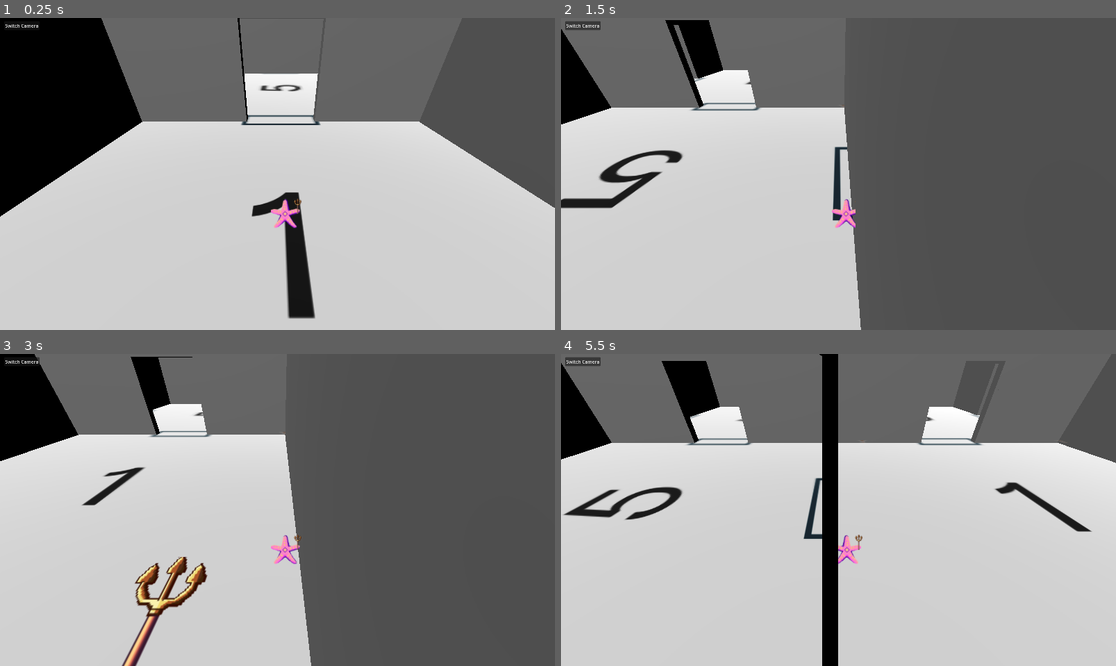
Above: before the commit, frames 1-4 (two rows, left to right).
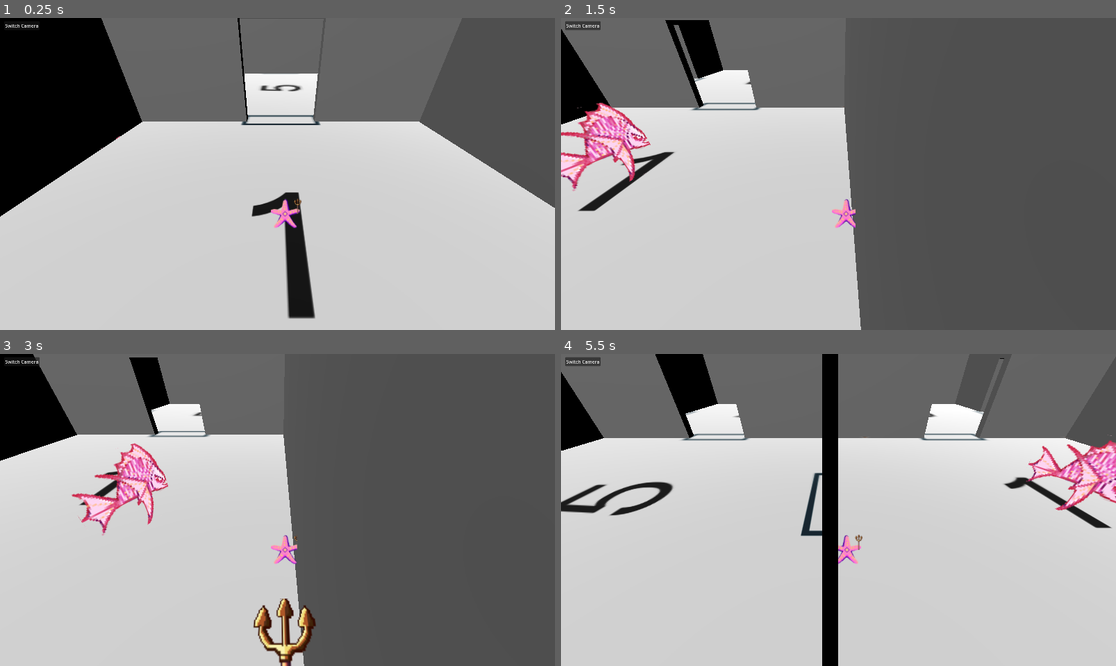
Above: after the commit, the same moments.

Repository: Team-C-623/koven_game
Game: Godot game, scene res://scenes/main3d.tscn
Same seed, same stepped clock (60 frames per second), same inputs: the game is played once before the commit and once after it.
Inputs (mouse positions are in pixels of both pictures, inside the frame that each line leads up to):
- Up to frame 1 (0.25 s): no input
- Up to frame 2 (1.5 s): tap Enter at 0.5 s; move the mouse to (960, 158) at 0.52 s; hold D (right) 0.53-1.28 s; click (960, 158) at 0.67 s; move the mouse to (727, 189) at 1.27 s; hold S (down) from 1.28 s (still down)
- Up to frame 3 (3 s): move the mouse to (333, 441) at 2.02 s; release S (down) at 2.03 s; hold D (right) 2.03-2.78 s; tap Space at 2.75 s; move the mouse to (249, 572) at 2.77 s; hold W (up) from 2.78 s (still down); click (249, 572) at 2.92 s
- Up to frame 4 (5.5 s): move the mouse to (1005, 556) at 3.52 s; release W (up) at 3.53 s; hold A (left) 3.53-5.03 s; move the mouse to (672, 463) at 4.27 s; tap Enter at 5 s; move the mouse to (866, 510) at 5.02 s; hold S (down) from 5.03 s (still down); click (866, 510) at 5.17 s

The runs differ from the first frame. In frame 1, less than 0.1% of the frame differs, in the area x 18-22%, y 37-43%; in frame 2, 3.8%; in frame 3, 5.5%; in frame 4, 6.9%, in the area x 0-100%, y 0-60%.

Commit message:
added more assets, added basic enemy AI

Diff:
--- /dev/null
+++ b/scenes/enemy.gd
@@ -0,0 +1,10 @@
+extends CharacterBody3D
+
+@onready var target=$"../Player"
+var speed = 1
+
+func _physics_process(delta):
+	var direction=(target.position-position).normalized()
+	velocity = direction * speed
+	look_at(target.position)
+	move_and_slide()
--- /dev/null
+++ b/scenes/enemy.tscn
@@ -0,0 +1,17 @@
+[gd_scene load_steps=4 format=3 uid="uid://ehvi40pidsff"]
+
+[ext_resource type="Script" path="res://scenes/enemy.gd" id="1_0mbye"]
+[ext_resource type="Texture2D" uid="uid://54xgcu5qbxx1" path="res://assets/pixel_lionfish2_sprite.png" id="1_c88ja"]
+
+[sub_resource type="SphereShape3D" id="SphereShape3D_o7w5c"]
+radius = 0.375007
+
+[node name="Enemy" type="CharacterBody3D"]
+transform = Transform3D(0.5, 0, 0, 0, 0.5, 0, 0, 0, 0.5, 0, 0, 0)
+script = ExtResource("1_0mbye")
+
+[node name="CollisionShape3D" type="CollisionShape3D" parent="."]
+shape = SubResource("SphereShape3D_o7w5c")
+
+[node name="Sprite3D" type="Sprite3D" parent="."]
+texture = ExtResource("1_c88ja")
--- /dev/null
+++ b/scenes/enemy_spawner.gd
@@ -0,0 +1,15 @@
+extends Node3D
+
+@onready var enemy_scene = preload("res://scenes/enemy_spawner.tscn")
+
+# Called when the node enters the scene tree for the first time.
+#func _ready() -> void:
+	##spawn_enemy()
+	#pass
+
+
+# Called every frame. 'delta' is the elapsed time since the previous frame.
+func _spawn_enemy() -> void:
+	var enemy = enemy_scene.instantiate()
+	enemy.position = position
+	get_parent().add_child(enemy)
--- /dev/null
+++ b/scenes/enemy_spawner.tscn
@@ -0,0 +1,9 @@
+[gd_scene load_steps=2 format=3 uid="uid://b1w44dngjjo0t"]
+
+[ext_resource type="Script" path="res://scenes/enemy_spawner.gd" id="1_yo72h"]
+
+[node name="EnemySpawner" type="Node3D"]
+transform = Transform3D(59.4818, 0, 0, 0, 59.4818, 0, 0, 0, 59.4818, 0, 0, 0)
+script = ExtResource("1_yo72h")
+
+[node name="Timer" type="Timer" parent="."]
--- a/scenes/main3d.tscn
+++ b/scenes/main3d.tscn
@@ -1,9 +1,10 @@
-[gd_scene load_steps=5 format=3 uid="uid://cirl17lt8b0qy"]
+[gd_scene load_steps=6 format=3 uid="uid://cirl17lt8b0qy"]
 
 [ext_resource type="PackedScene" uid="uid://na8sbq0ipt4w" path="res://scenes/room1.tscn" id="1_cfuyy"]
 [ext_resource type="Script" path="res://scripts/main.gd" id="1_tbt52"]
 [ext_resource type="PackedScene" uid="uid://cjjcwfil4vt7w" path="res://scenes/player_3d.tscn" id="2_mjsmv"]
 [ext_resource type="Script" path="res://scripts/map.gd" id="4_scj2c"]
+[ext_resource type="PackedScene" uid="uid://ehvi40pidsff" path="res://scenes/enemy.tscn" id="5_gubt6"]
 
 [node name="Main" type="Node3D"]
 script = ExtResource("1_tbt52")
@@ -41,4 +42,7 @@
 
 [node name="room1" parent="Map" instance=ExtResource("1_cfuyy")]
 
+[node name="Enemy" parent="." instance=ExtResource("5_gubt6")]
+transform = Transform3D(1, 0, 0, 0, 1, 0, 0, 0, 1, -1.59015, 0.312828, 0)
+
 [connection signal="pressed" from="SwitchCamButton" to="." method="switch_cam"]
--- a/scenes/room1.tscn
+++ b/scenes/room1.tscn
@@ -1,7 +1,8 @@
-[gd_scene load_steps=4 format=3 uid="uid://na8sbq0ipt4w"]
+[gd_scene load_steps=5 format=3 uid="uid://na8sbq0ipt4w"]
 
 [ext_resource type="Script" path="res://scripts/room1.gd" id="1_whfxc"]
 [ext_resource type="Texture2D" uid="uid://tlq13q1g62t2" path="res://assets/room1newer.PNG" id="2_8i6pc"]
+[ext_resource type="PackedScene" uid="uid://b1w44dngjjo0t" path="res://scenes/enemy_spawner.tscn" id="3_4oymk"]
 
 [sub_resource type="WorldBoundaryShape3D" id="WorldBoundaryShape3D_vcy58"]
 
@@ -76,3 +77,6 @@
 
 [node name="wallmesh4" type="CSGBox3D" parent="Wall4"]
 transform = Transform3D(60, 0, -5.68434e-14, 0, 20, 0, 2.04636e-12, 0, 2, -0.402918, 9.70966, 0)
+
+[node name="EnemySpawner" parent="." instance=ExtResource("3_4oymk")]
+transform = Transform3D(59.4818, 0, 0, 0, 65.7462, 0, 0, 0, 59.4818, 1.1535, 0.44086, 0.93739)
--- a/weapons/Flame.tscn
+++ b/weapons/Flame.tscn
@@ -4,8 +4,8 @@
 [ext_resource type="Texture2D" uid="uid://d0co7b3vuhxu6" path="res://weapons/trident.png" id="1_e6hls"]
 
 [sub_resource type="CapsuleShape3D" id="CapsuleShape3D_mjw5f"]
-radius = 0.244238
-height = 1.01365
+radius = 0.0862873
+height = 0.747651
 
 [node name="Flame" type="CharacterBody3D"]
 transform = Transform3D(0.3, 0, 0, 0, 0.0024923, 0.29999, 0, -0.29999, 0.0024923, 0, 0, 0)
Binary file added: assets/floor_tile.PNG
Not shown, added: assets/floor_tile.PNG.import
Binary file added: assets/pixel_lionfish2_sprite.png
Not shown, added: assets/pixel_lionfish2_sprite.png.import
Binary file added: assets/purple_wall.jpg
Not shown, added: assets/purple_wall.jpg.import
